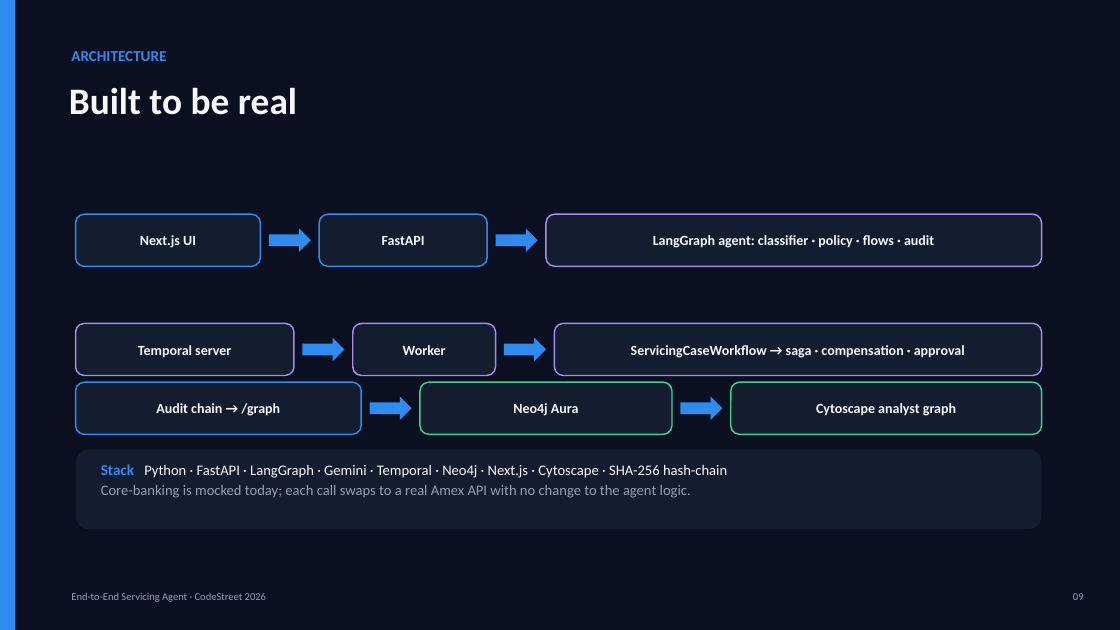
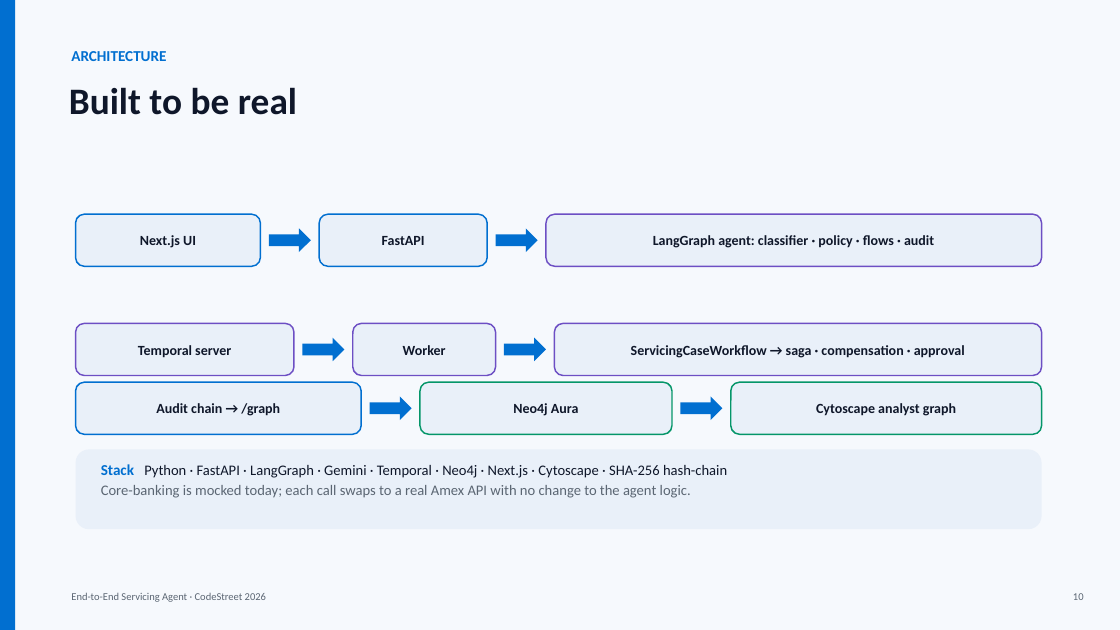
Before and after one commit to VaibhavDangaich/Codestreet_2026, a slide deck: slide 10 of deck/CodeStreet2026_Servicing_Agent.pptx (slide 9 before the commit). Drawn at 1120x630 pixels with LibreOffice and Linux fonts; fonts in the diff are those of the drawing. Boxes give left, top, right and bottom in pixels: in the first picture for what was removed or moved away, otherwise in the second. Text is boxed around its words. In the diff, an @@ line names an element or a change of style, - is before the commit and + after.

```diff
--- a/deck/CodeStreet2026_Servicing_Agent.pptx
+++ b/deck/CodeStreet2026_Servicing_Agent.pptx
@@ rectangle at <box>0,0,1120,630</box>: fill #0B1020 to #F6F9FD @@
@@ text "ARCHITECTURE" at <box>71,51,166,61</box>: text colour #2E8BF0 to #016FD0 @@
@@ text "Built to be real" at <box>69,87,297,115</box>: text colour #F5F7FA to #0F172A @@
@@ text colour #F5F7FA to #0F172A; fill #141C30 to #E9F0F9; outline #A68BF0 1.25 pt to #6D4FC4 1.25 pt in 4 elements at <box>546,214,1042,266</box>, <box>76,323,294,376</box>, <box>353,323,496,376</box>, <box>555,323,1042,376</box> @@
@@ text colour #F5F7FA to #0F172A; fill #141C30 to #E9F0F9; outline #2E8BF0 1.25 pt to #016FD0 1.25 pt in 3 elements at <box>76,214,260,266</box>, <box>319,214,487,266</box>, <box>76,382,361,434</box> @@
@@ rounded rectangle "Neo4j Aura" at <box>420,382,672,434</box>: text colour #F5F7FA to #0F172A; fill #141C30 to #E9F0F9; outline #3FD08A 1.25 pt to #059669 1.25 pt @@
@@ rounded rectangle "Cytoscape analyst graph" at <box>731,382,1042,434</box>: text colour #F5F7FA to #0F172A; fill #141C30 to #E9F0F9; outline #3FD08A 1.25 pt to #059669 1.25 pt @@
@@ fill #2E8BF0 to #016FD0 in 7 elements at <box>0,0,15,630</box>, <box>269,229,311,252</box>, <box>496,229,538,252</box>, <box>302,338,344,361</box>, <box>504,338,546,361</box>, <box>370,397,412,420</box>, <box>681,397,723,420</box> @@
@@ rounded rectangle at <box>76,450,1042,529</box>: fill #141C30 to #E9F0F9 @@
@@ text "Stack Python · FastAPI · ..." at <box>101,464,727,478</box>: text colour #2E8BF0 to #016FD0 in "Stack"; text colour #F5F7FA to #0F172A @@
@@ text "Core-banking is mocked today; each ..." at <box>101,485,691,498</box>: text colour #93A0B4 to #5B6673 @@
@@ text "End-to-End Servicing Agent · CodeStreet ..." at <box>71,593,266,602</box>: text colour #93A0B4 to #5B6673 @@
@@ text at <box>1073,593,1084,600</box>: text changed; text colour #93A0B4 to #5B6673 @@
-09
+10
```
Also in this commit, not shown: 9 other slides changed, 1 slide added, 2 other files.
